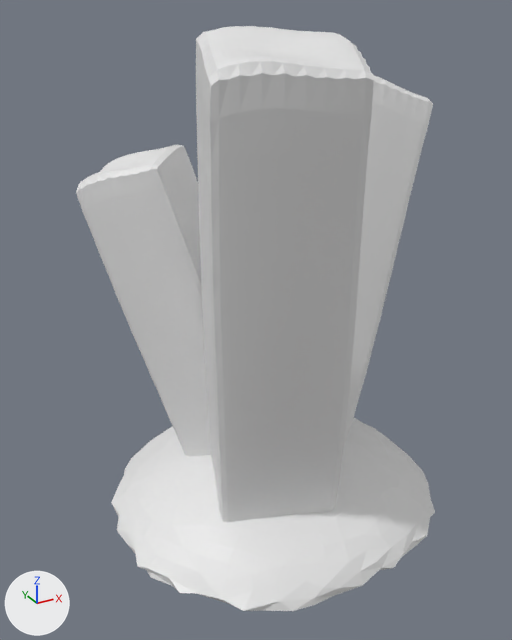
Renders of the glTF model Boil 'n Bubble/BlenderMeshes/Items/Gusthrine.glb from each side of a commit.
Camera for both pictures: a 50 mm lens placed at (-4.1, -7.0, 5.95), pointed at (0.32, 1.04, 1.93). The lights are fixed; the arrows at lower left show +X, +Y and +Z. Where no turn or scale is listed for an object, it has been applied to the vertices. Vertices at the same position are counted once.

Names of what the first picture shows: 'Base', 'Rectangle 1', 'Rectangle 2', 'Rectangle 3'.
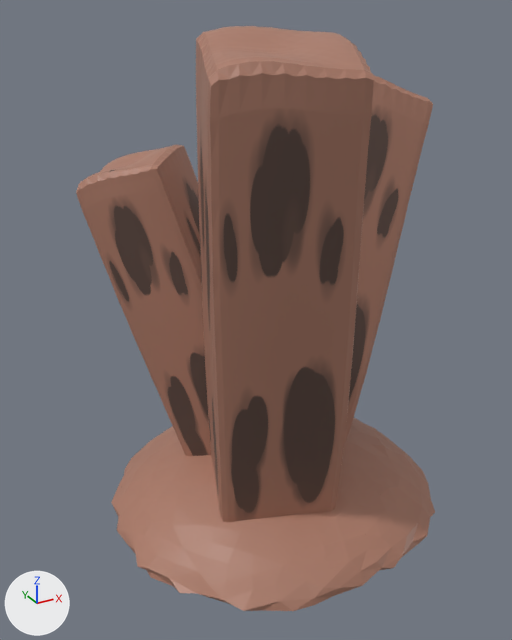
Edits to the bpy script that builds the scene:
```text
Add img_base_uv_map:
    img_base_uv_map = load_image('Base UV Map', '_unpacked/Base_UV_Map', 1024, 1024, 'sRGB')
Add img_rock_uv_map:
    img_rock_uv_map = load_image('Rock UV Map', '_unpacked/Rock_UV_Map', 1024, 1024, 'sRGB')
Change mat_material:
    remove mat_material.base_color = (0.8, 0.8, 0.8)  # white #e7e7e7
    add mat_material.texture = img_rock_uv_map
Change mat_material_001:
    remove mat_material_001.base_color = (0.8, 0.8, 0.8)  # white #e7e7e7
    add mat_material_001.texture = img_rock_uv_map
Change mat_material_002:
    remove mat_material_002.base_color = (0.8, 0.8, 0.8)  # white #e7e7e7
    add mat_material_002.texture = img_rock_uv_map
Add mat_material_003:
    mat_material_003 = principled_material('Material.003')
    mat_material_003.texture = img_base_uv_map
Change me_cube:
    where me_cube.from_pydata(...)  # 1535 vertices, 3066 faces; spans x -1.23..1.22, y -1.47..1.5, z -3.43..3.42
    used by ob_rectangle_1; location = (0.0, 0.0, 2.36)
    me_cube part 1: texture (UV) coordinates of 3066 of 3066 faces, centred in x -1.22..1.21, y -1.44..1.47, z -3.42..3.42, changed; they spanned u 0.0..0.0, v 0.0..0.0 and now span u 0.0..1.0, v 0.0..0.68
Change me_cube_001:
    where me_cube_001.from_pydata(...)  # 1535 vertices, 3066 faces; spans x -1.46..1.46, y -1.29..1.29, z -2.66..2.68
    used by ob_rectangle_2; location = (-0.26, 1.87, 1.55)
    me_cube_001 part 2: texture (UV) coordinates of 3064 of 3066 faces, centred in x -1.44..1.43, y -1.26..1.26, z -2.66..2.67, changed; they spanned u 0.0..0.0, v 0.0..0.0 and now span u 0.0..1.0, v 0.0..0.68
Change me_sphere:
    where me_sphere.from_pydata(...)  # 525 vertices, 1046 faces; spans x -2.48..2.43, y -2.39..2.43, z 0.58..1.66
    used by ob_base; location = (0.6, 0.99, -1.74)
    me_sphere part 3: texture (UV) coordinates of 1046 of 1046 faces, centred in x -2.45..2.41, y -2.35..2.39, z 0.59..1.65, changed; they spanned u 0.0..0.0, v 0.0..0.0 and now span u 0.0..1.0, v 0.0..0.99
    add me_sphere.materials.append(mat_material_003)  # picture img_base_uv_map
```

Where the change shows, as pixel boxes (x1, y1, x2, y2) in the pictures (512 x 640 px):
'Rectangle 1', surface changed (grey to brown)
    both: (196, 26, 374, 522)
'Base', recoloured, surface changed (white to beige)
    both: (111, 418, 435, 611)
'Rectangle 2', surface changed (grey to brown)
    both: (76, 145, 211, 456)
'Rectangle 3', surface changed (grey to brown)
    both: (344, 75, 433, 443)
